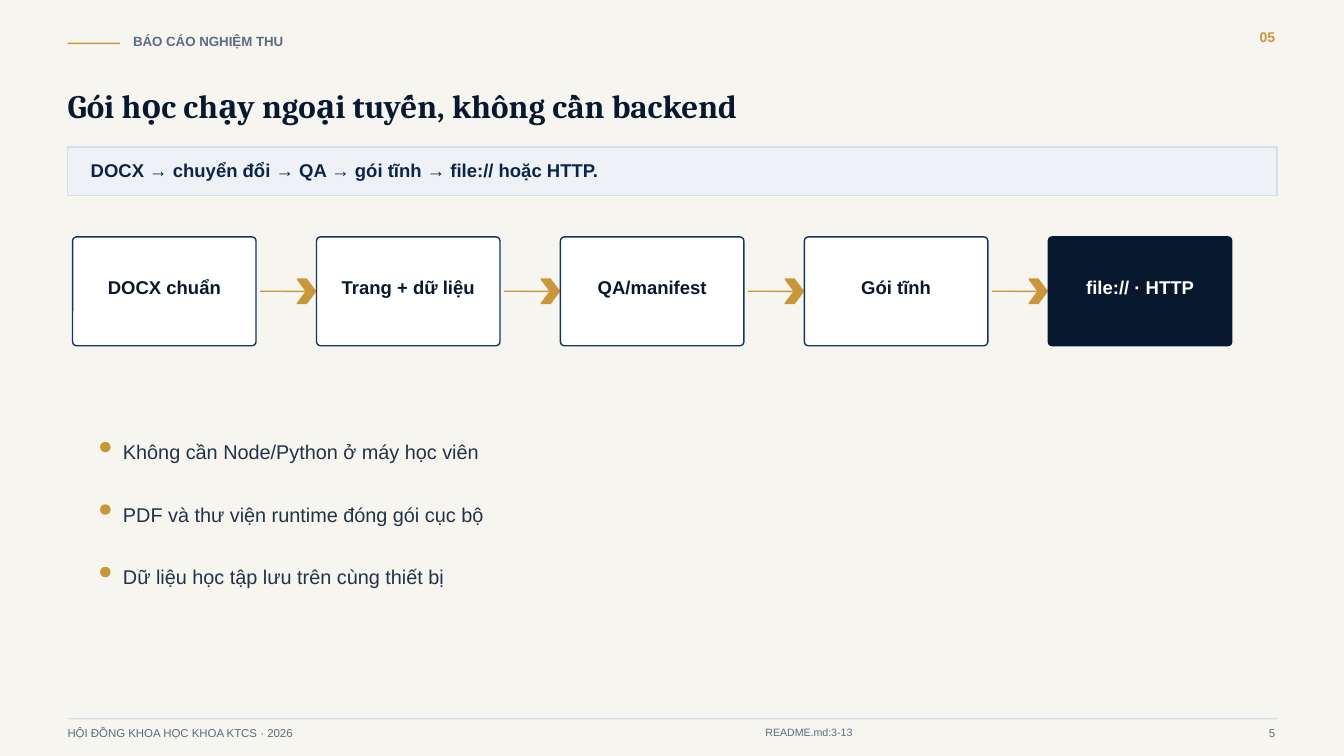
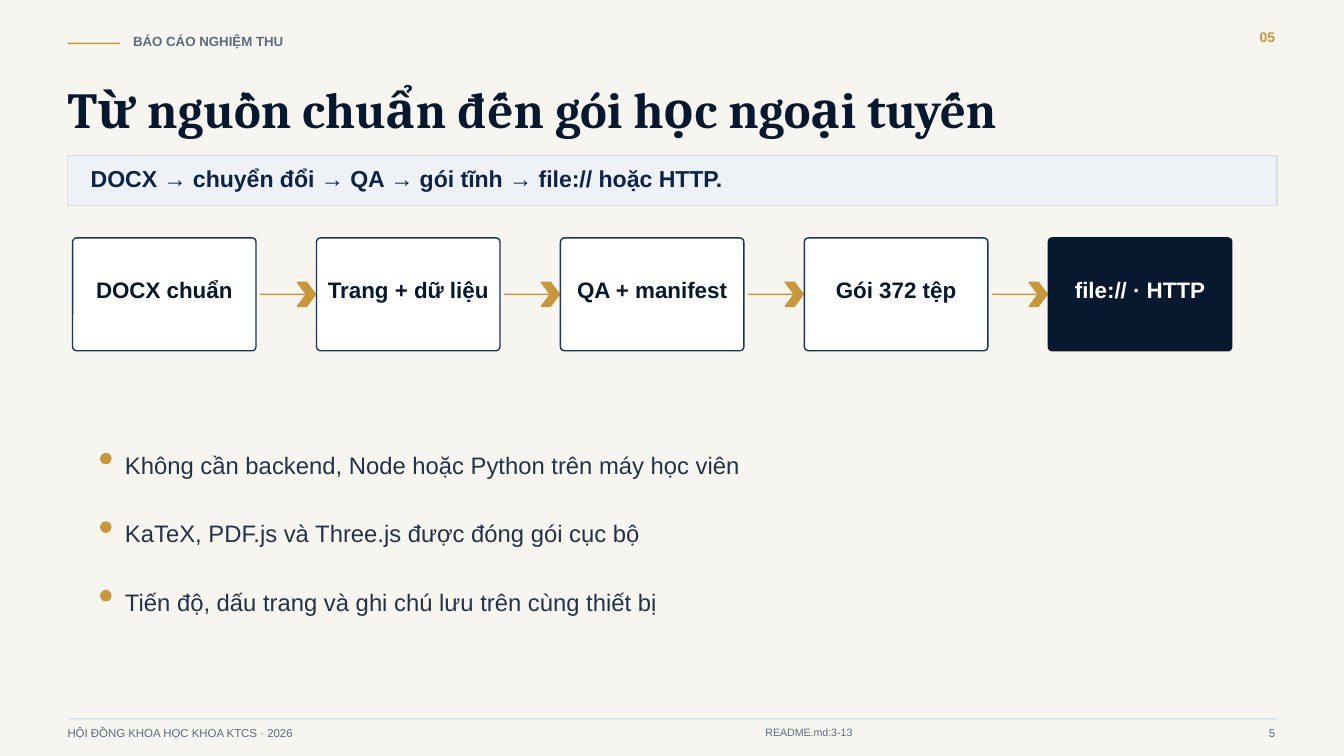
Before and after one commit to xuan2261/GiaoTrinhDienTu_CoHocLyThuyet, a slide deck: slide 5 of assets/designs/bao-cao-nghiem-thu-giao-trinh-dien-tu/bao-cao-nghiem-thu-giao-trinh-dien-tu.pptx. Drawn at 1344x756 pixels with LibreOffice and Linux fonts; fonts in the diff are those of the drawing. Boxes give left, top, right and bottom in pixels: in the first picture for what was removed or moved away, otherwise in the second. Text is boxed around its words. In the diff, an @@ line names an element or a change of style, - is before the commit and + after.

Commit message:
feat(presentation): harmonize 16-slide acceptance deck, web slides, and council handout
- Integrate 90-second system demo and Sim2 moment example into main deck
- Add A4 Council Handout Dossier formatted per Decree 30/2020/ND-CP
- Synchronize PPTX, PDF, Web Slides, Handout, and rehearsal scripts
- Fix font rendering on Windows and normalize PPTX package relationships
- Validate with 8/8 passing automated presentation contract tests

```diff
--- a/assets/designs/bao-cao-nghiem-thu-giao-trinh-dien-tu/bao-cao-nghiem-thu-giao-trinh-dien-tu.pptx
+++ b/assets/designs/bao-cao-nghiem-thu-giao-trinh-dien-tu/bao-cao-nghiem-thu-giao-trinh-dien-tu.pptx
@@ text at [555, 92, 622, 139]: text changed; size 23.5 to 36 pt @@
-Gói học chạy ngoại tuyến, không cần backend
+Từ nguồn chuẩn đến gói học ngoại tuyến
@@ rectangle: place and size @@
-rectangle at [68, 147, 1277, 196]
+rectangle at [68, 155, 1277, 206]
@@ text "DOCX → chuyển đổi → ..." at [91, 169, 722, 192]: size 13.2 to 16.5 pt @@
@@ rounded rectangle: place and size @@
-rounded rectangle at [73, 237, 256, 346]
+rounded rectangle at [73, 238, 256, 351]
@@ rounded rectangle: place and size @@
-rounded rectangle at [317, 237, 500, 346]
+rounded rectangle at [317, 238, 500, 351]
@@ rounded rectangle: place and size @@
-rounded rectangle at [561, 237, 744, 346]
+rounded rectangle at [561, 238, 744, 351]
@@ rounded rectangle: place and size @@
-rounded rectangle at [805, 237, 988, 346]
+rounded rectangle at [805, 238, 988, 351]
@@ proportions changed in 5 elements at [73, 238, 256, 351], [317, 238, 500, 351], [561, 238, 744, 351], [805, 238, 988, 351], [1049, 238, 1232, 351] @@
@@ rounded rectangle: place and size @@
-rounded rectangle at [1049, 237, 1232, 346]
+rounded rectangle at [1049, 238, 1232, 351]
@@ size 13.2 to 16 pt in 3 elements at [96, 280, 233, 299], [328, 281, 488, 303], [1075, 281, 1205, 299] @@
@@ text at [577, 281, 727, 303]: text changed; size 13.2 to 16 pt @@
-QA/manifest
+QA + manifest
@@ text at [836, 281, 957, 303]: text changed; size 13.2 to 16 pt @@
-Gói tĩnh
+Gói 372 tệp
@@ 4 lines, 4 chevrons: place and size @@
-4 lines, 4 chevrons at [260, 279, 1048, 303]
+4 lines, 4 chevrons at [260, 282, 1048, 307]
@@ ellipse: place and size @@
-ellipse at [101, 443, 110, 452]
+ellipse at [101, 454, 111, 464]
@@ text at [125, 455, 740, 479]: text changed; size 14.2 to 17 pt @@
-Không cần Node/Python ở máy học viên
+Không cần backend, Node hoặc Python trên máy học viên
@@ ellipse: place and size @@
-ellipse at [101, 505, 110, 514]
+ellipse at [101, 522, 111, 532]
@@ text at [125, 524, 640, 547]: text changed; size 14.2 to 17 pt @@
-PDF và thư viện runtime đóng gói cục bộ
+KaTeX, PDF.js và Three.js được đóng gói cục bộ
@@ ellipse: place and size @@
-ellipse at [101, 568, 110, 577]
+ellipse at [101, 591, 111, 601]
@@ text at [125, 592, 657, 616]: text changed; size 14.2 to 17 pt @@
-Dữ liệu học tập lưu trên cùng thiết bị
+Tiến độ, dấu trang và ghi chú lưu trên cùng thiết bị
```
Also in this commit, not shown: 11 other slides changed, 4 slides added, 4 slides removed, 23 other files.
